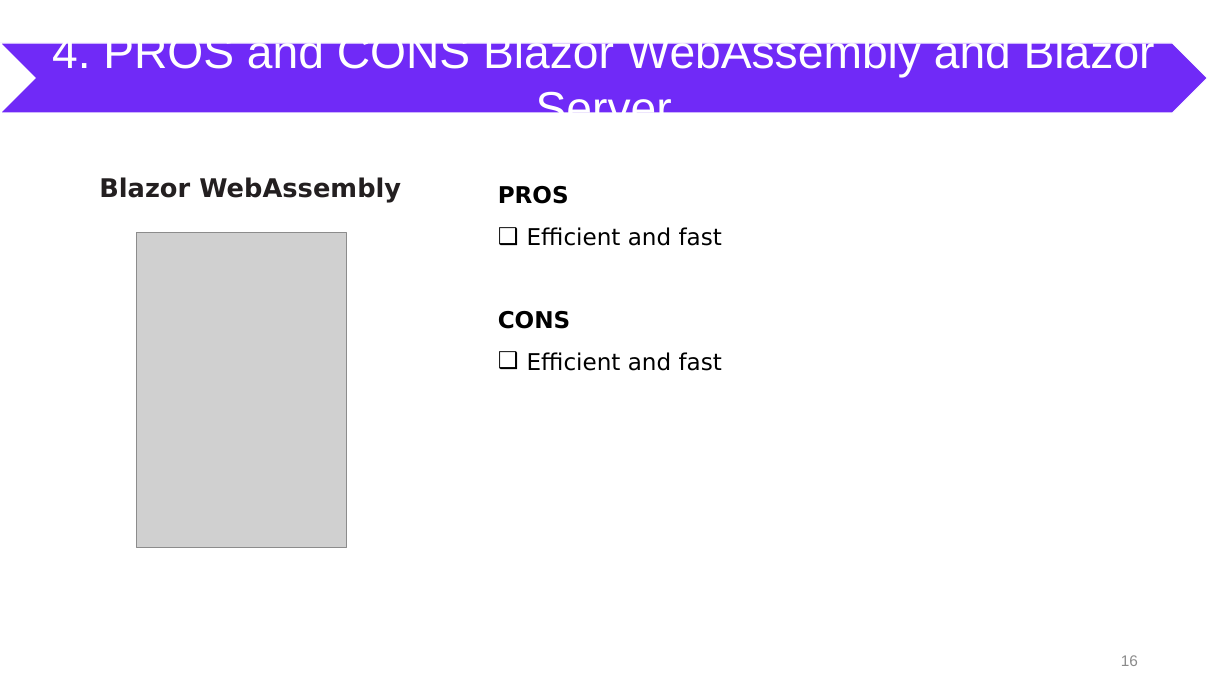
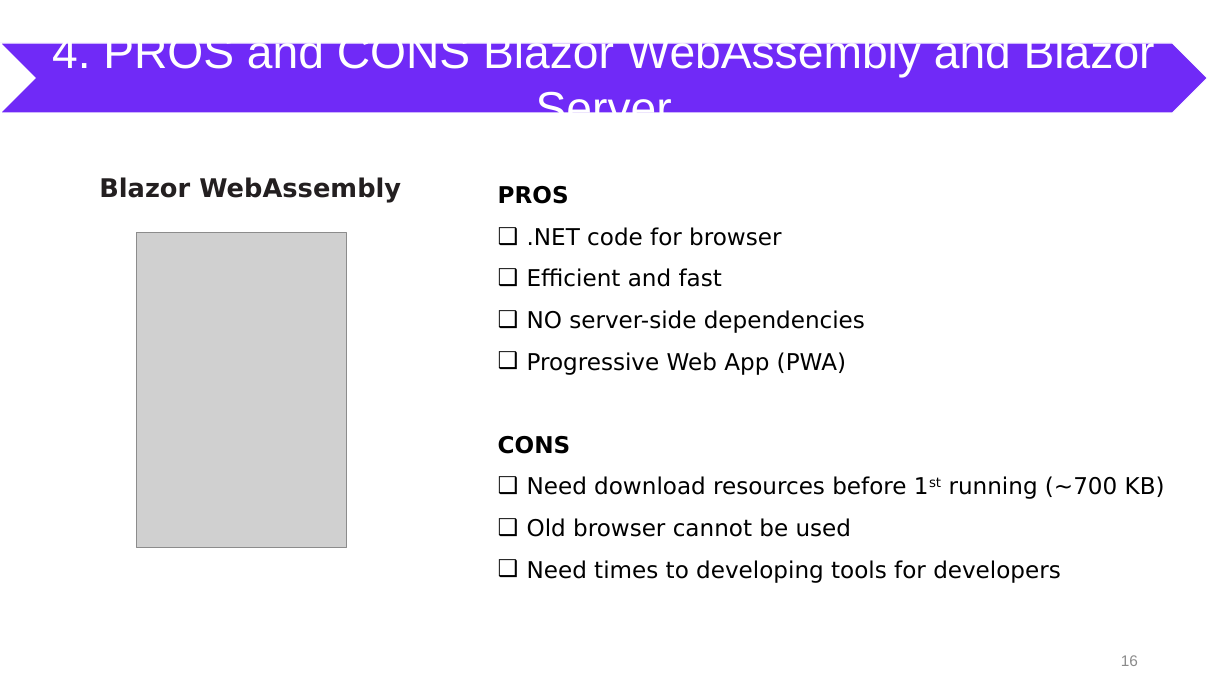
Before and after one commit to nguyenhoanthienit/blazor, a slide deck: slide 16 of Documents/seminar.pptx. Drawn at 1232x693 pixels with LibreOffice and Linux fonts; fonts in the diff are those of the drawing; grey boxes stand for pictures. Boxes give left, top, right and bottom in pixels: in the first picture for what was removed or moved away, otherwise in the second. Text is boxed around its words. In the diff, an @@ line names an element or a change of style, - is before the commit and + after.

```diff
--- a/Documents/seminar.pptx
+++ b/Documents/seminar.pptx
@@ text at box(527, 227, 781, 246): paragraph added @@
+❑ .NET code for browser
@@ text at box(527, 310, 865, 375): paragraphs added @@
+❑ NO server-side dependencies
+❑ Progressive Web App (PWA)
@@ text at box(527, 476, 1165, 583): text changed @@
-❑ Efficient and fast
+❑ Need download resources before 1st running (~700 KB)
+❑ Old browser cannot be used
+❑ Need times to developing tools for developers
```
Also in this commit, not shown: 2 other slides changed, 1 slide added, 1 slide removed.
